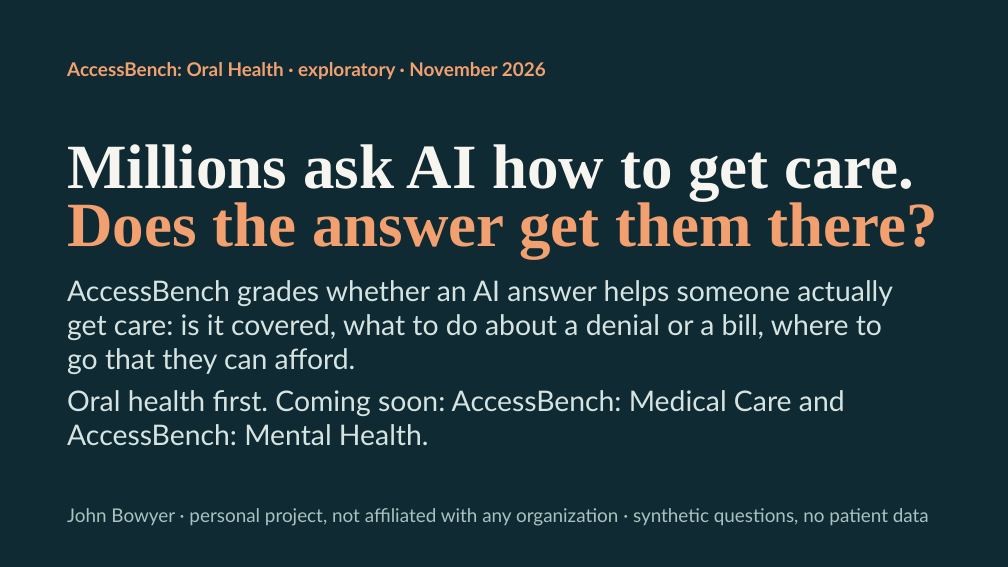
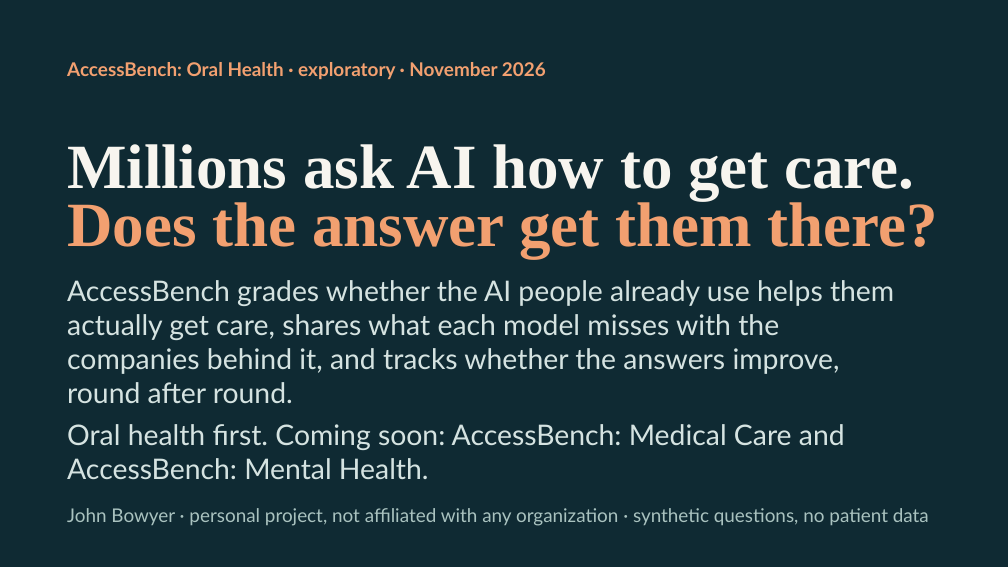
Before and after one commit to healthtransformationlab/health-transformation-lab-nlp, a slide deck: slide 1 of docs/access/access_bench.pptx. Drawn at 1008x567 pixels with LibreOffice and Linux fonts; fonts in the diff are those of the drawing. Boxes give left, top, right and bottom in pixels: in the first picture for what was removed or moved away, otherwise in the second. Text is boxed around its words. In the diff, an @@ line names an element or a change of style, - is before the commit and + after.

```diff
--- a/docs/access/access_bench.pptx
+++ b/docs/access/access_bench.pptx
@@ text at <box>67,280,894,403</box>: text changed @@
-AccessBench grades whether an AI answer helps someone actually get care: is it covered, what to do about a denial or a bill, where to go that they can afford.
+AccessBench grades whether the AI people already use helps them actually get care, shares what each model misses with the companies behind it, and tracks whether the answers improve, round after round.
```
Also in this commit, not shown: 4 other slides changed, 1 slide added, 9 other files.
